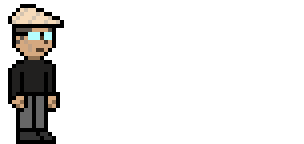
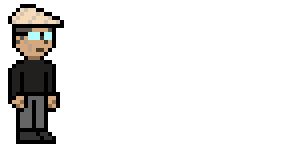
Comparing the layer stacks of the two 304 x 144 images. Changes:
painted on "Idle.png" over [32, 96, 36, 100]
